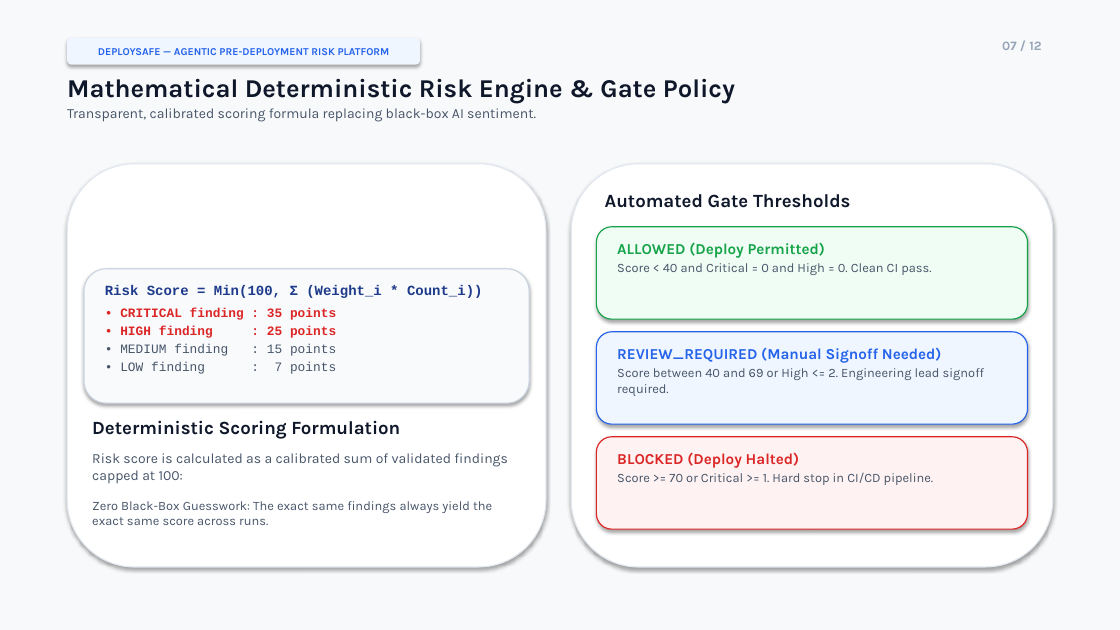
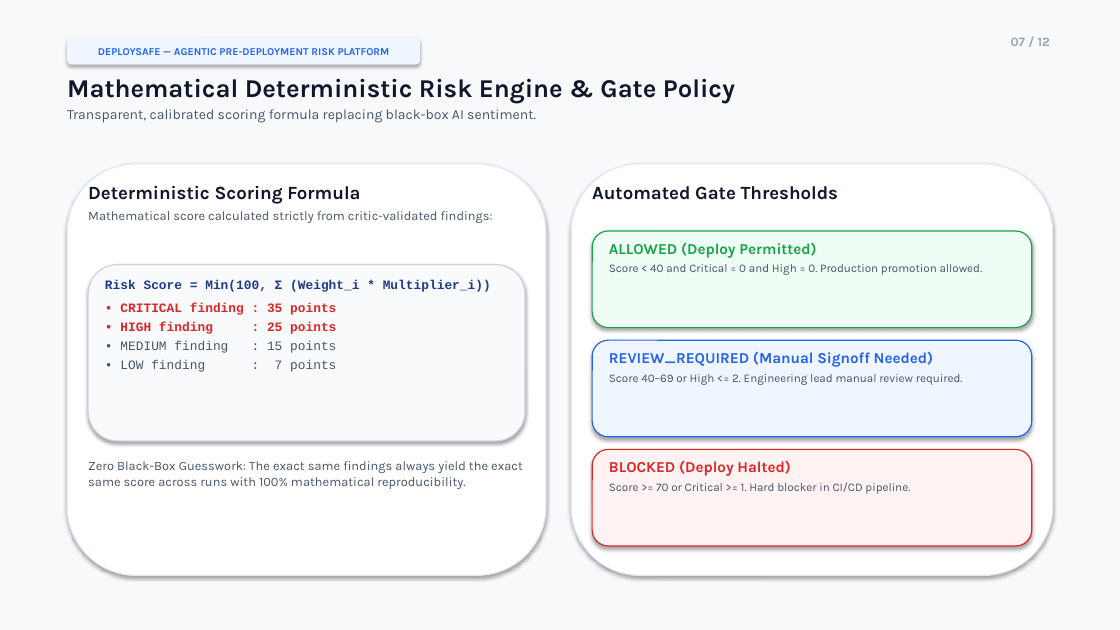
Before and after one commit to yashrao2607/AI-Devops, a slide deck: slide 7 of DeploySafe_Final_Presentation_V2.pptx. Drawn at 1120x630 pixels with LibreOffice and Linux fonts; fonts in the diff are those of the drawing. Boxes give left, top, right and bottom in pixels: in the first picture for what was removed or moved away, otherwise in the second. Text is boxed around its words. In the diff, an @@ line names an element or a change of style, - is before the commit and + after.

Commit message:
docs: perfect PPT typography, layout alignment, and slide previews

```diff
--- a/DeploySafe_Final_Presentation_V2.pptx
+++ b/DeploySafe_Final_Presentation_V2.pptx
@@ text "07 / 12": place and size @@
-text "07 / 12" at <box>1002,41,1041,50</box>
+text "07 / 12" at <box>1011,37,1050,46</box>
@@ rounded rectangle: place and size @@
-rounded rectangle at <box>67,164,546,567</box>
+rounded rectangle at <box>67,164,546,576</box>
@@ rounded rectangle: place and size @@
-rounded rectangle at <box>571,164,1053,567</box>
+rounded rectangle at <box>571,164,1053,576</box>
@@ text at <box>88,185,493,223</box>: text changed @@
-Deterministic Scoring Formulation
-Risk score is calculated as a calibrated sum of validated findings capped at 100:
-Zero Black-Box Guesswork: The exact same findings always yield the exact same score across runs.
+Deterministic Scoring Formula
+Mathematical score calculated strictly from critic-validated findings:
@@ text "Automated Gate Thresholds" at <box>592,186,838,200</box>: less space between paragraphs @@
@@ rounded rectangle: place and size @@
-rounded rectangle at <box>597,227,1028,319</box>
+rounded rectangle at <box>592,231,1032,328</box>
@@ rounded rectangle: place and size @@
-rounded rectangle at <box>84,269,529,403</box>
+rounded rectangle at <box>88,265,525,441</box>
@@ text at <box>609,264,983,275</box>: text changed; size 11 to 10 pt @@
-Score < 40 and Critical = 0 and High = 0. Clean CI pass.
+Score < 40 and Critical = 0 and High = 0. Production promotion allowed.
@@ text at <box>609,242,816,258</box>: more space between paragraphs @@
@@ text at <box>105,280,491,292</box>: text changed; size 12 to 11 pt @@
-Risk Score = Min(100, Σ (Weight_i * Count_i))
+Risk Score = Min(100, Σ (Weight_i * Multiplier_i))
@@ text at <box>120,303,336,353</box>: more space between paragraphs @@
@@ rounded rectangle: place and size @@
-rounded rectangle at <box>597,332,1028,424</box>
+rounded rectangle at <box>592,340,1032,437</box>
@@ text at <box>609,351,934,367</box>: more space between paragraphs @@
@@ text "REVIEW_REQUIRED (Manual Signoff Needed)": place and size @@
-text "REVIEW_REQUIRED (Manual Signoff Needed)" at <box>617,347,984,396</box>
+text "REVIEW_REQUIRED (Manual Signoff Needed)" at <box>609,351,963,385</box>
@@ text at <box>609,374,963,385</box>: text changed; size 11 to 10 pt @@
-Score between 40 and 69 or High <= 2. Engineering lead signoff required.
+Score 40–69 or High <= 2. Engineering lead manual review required.
@@ text added at <box>88,461,523,489</box>, 11 pt, text #475569 @@
+Zero Black-Box Guesswork: The exact same findings always yield the exact same score across runs with 100% mathematical reproducibility.
@@ rounded rectangle: place and size @@
-rounded rectangle at <box>597,437,1028,529</box>
+rounded rectangle at <box>592,450,1032,546</box>
@@ text at <box>609,460,790,476</box>: more space between paragraphs @@
@@ text "BLOCKED (Deploy Halted)": place and size @@
-text "BLOCKED (Deploy Halted)" at <box>617,452,934,485</box>
+text "BLOCKED (Deploy Halted)" at <box>609,460,910,494</box>
@@ text at <box>609,482,910,494</box>: text changed; size 11 to 10 pt @@
-Score >= 70 or Critical >= 1. Hard stop in CI/CD pipeline.
+Score >= 70 or Critical >= 1. Hard blocker in CI/CD pipeline.
```
Also in this commit, not shown: 11 other slides changed, 13 other files.
